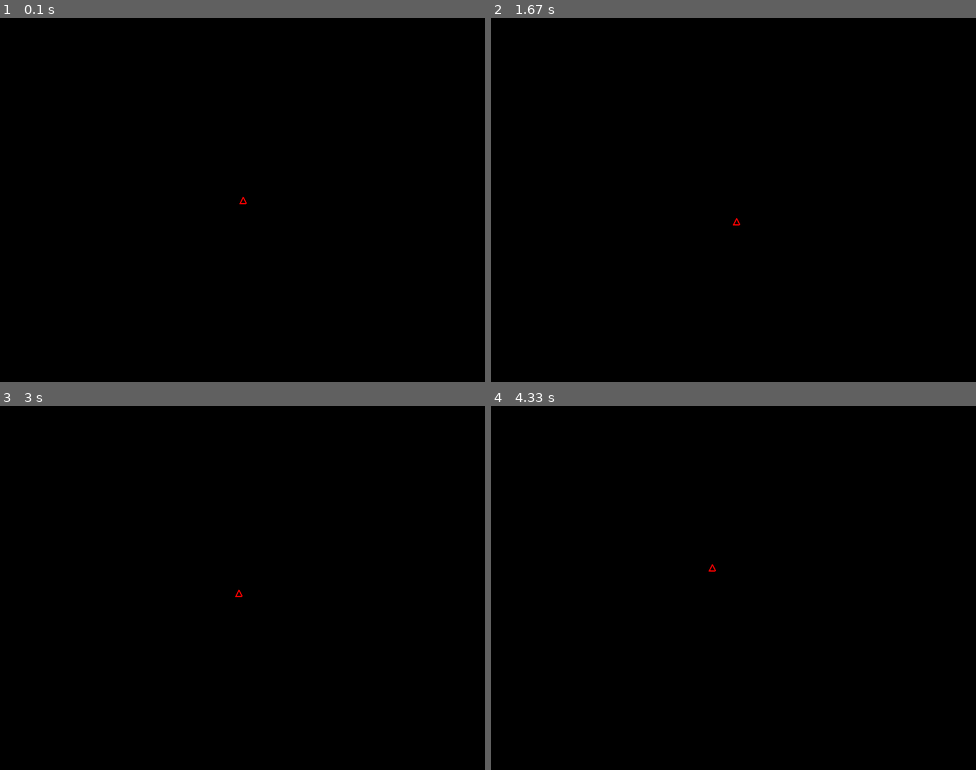
Above: before the commit, frames 1-4 (two rows, left to right).
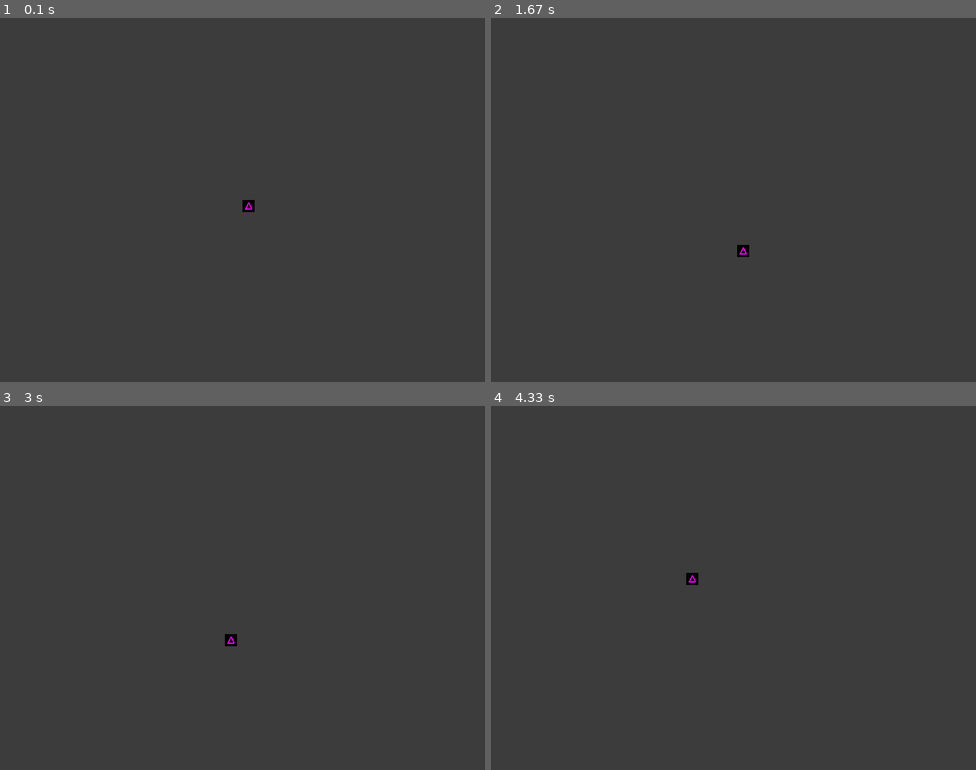
Above: after the commit, the same moments.

Repository: jeremybarzas/Python-Steering_Behaviors
Game: pygame game, started from Main.py
Same seed, same stepped clock (60 frames per second), same inputs: the game is played once before the commit and once after it. The source is Python 2; it was converted automatically to run under Python 3.
Inputs (mouse positions are in pixels of both pictures, inside the frame that each line leads up to):
- Up to frame 1 (0.1 s): no input
- Up to frame 2 (1.67 s): click (714, 214) at 0.38 s; click (782, 280) at 0.72 s; click (912, 327) at 1.05 s; right-click (738, 236) at 1.38 s
- Up to frame 3 (3 s): click (227, 526) at 1.72 s; click (164, 467) at 2.05 s; click (58, 507) at 2.38 s; click (87, 540) at 2.72 s
- Up to frame 4 (4.33 s): click (840, 500) at 3.05 s; click (592, 566) at 3.38 s; click (864, 628) at 3.72 s; click (655, 471) at 4.05 s

The runs differ from the first frame. In frame 1, 100% of the frame differs, in the area x 0-100%, y 0-100%; in frame 2, 100%; in frame 3, 100%; in frame 4, 100%.

Commit message:
renamed file, changed drawing method to blit

Diff:
--- a/Agent.py
+++ b/Agent.py
@@ -6,14 +6,20 @@
 class Agent(object):
     '''Agent object'''
 
-    def __init__(self, posx, posy):
+    def __init__(self, posx, posy, color):
         '''constructor'''
         self.position = Vector2(posx, posy)
         self.velocity = Vector2(0, 0)
-        self.maxvelocity = 100
+        self.maxvelocity = 200
         self.heading = Vector2(0, 0)
         self.forces = []
         self.previousforces = []
+        self.surface = pygame.Surface((20, 20))
+        sur = self.surface
+        sur.fill((0, 0, 0))
+        currpos = Vector2(sur.get_width() / 2, sur.get_height() / 2)
+        points = [(currpos[0] - 1, currpos[1] - 6), (currpos[0] - 6, currpos[1] + 4), (currpos[0] + 4, currpos[1] + 4)]
+        pygame.draw.polygon(self.surface, color, points, 2)
 
     def seek(self, target):
         '''seek the target'''
@@ -61,26 +67,11 @@
         '''print agents info'''
         return "Postion: " + str(self.position)
 
-    def draw(self, surface, color):
+    def draw(self, surface):
         ''' draws agent to screen as triangle '''
-        centeroid = self.position
-        points = [(centeroid.getx(), centeroid.gety() - 5), (centeroid.getx() - 5, centeroid.gety() + 5), (centeroid.getx() + 5, centeroid.gety() + 5)]
-        pygame.draw.polygon(surface, color, points, 2)
-        return 1
-
-
-def test():
-    '''testing in place'''
-    print "\nBEGIN SELFTEST\n"
-    red = (255, 0, 0)
-    black = (0, 0, 0)
-    screen_width = 800
-    screen_height = 600
-    screen = pygame.display.set_mode((screen_width, screen_height))
-    testagent = Agent((screen_width / 2), (screen_height / 2))
-    testagent.draw(screen, red)
-    print "\nEND SELFTEST\n"
-
+        currpos = self.position
+        surface.blit(self.surface, (int(currpos.getx()), int(currpos.gety())))
 
 if __name__ == '__main__':
-    test()
+    import Main
+    Main.main()
--- a/Unittest.py
+++ b/Main.py
@@ -4,7 +4,7 @@
 from Agent import Agent
 from Vector2 import Vector2
 
-def unit_test():
+def main():
     '''unit test'''
     pygame.init()
     # set caption in window bar
@@ -13,15 +13,17 @@
     red = (255, 0, 0)
     green = (0, 255, 0)
     blue = (0, 0, 255)
+    pink = (255, 0, 255)
     black = (0, 0, 0)
     white = (255, 255, 255)
     gray = (125, 125, 125)
+    darkgray = (60, 60, 60)
     # set window size
     screen_width = 800
     screen_height = 600
     screen = pygame.display.set_mode((screen_width, screen_height))
     # agent to be used
-    agent1 = Agent((screen_width / 2), (screen_height / 2))
+    testagent = Agent((screen_width / 2), (screen_height / 2), pink)
     # varaibles for while loop
     clock = pygame.time.Clock()
     done = False
@@ -47,29 +49,29 @@
                     leftclick = False
                     rightclick = True
         # fill screen with black
-        screen.fill(black)
+        screen.fill(darkgray)
         # draw agent to screen as a red triangle
-        agent1.draw(screen, red)
+        testagent.draw(screen)
         # logic to control wether it seeks or fless
         if leftclick:
-            agent1.seek(seektarget)
+            testagent.seek(seektarget)
         elif rightclick:
-            agent1.flee(fleetarget)
+            testagent.flee(fleetarget)
         # apply forces calcualated by steering behaviors
-        agent1.apply_forces(delta)
-        # out of bounds check
-        if agent1.position.getx() >= screen_width:
-            agent1.position.setx(screen_width - 10)
-        if agent1.position.getx() <= 0:
-            agent1.position.setx(0 + 10)
-        if agent1.position.gety() >= screen_height:
-            agent1.position.sety(screen_height - 10)
-        if agent1.position.gety() <= 0:
-            agent1.position.sety(0 + 10)
+        testagent.apply_forces(delta)
+         # out of bounds check
+        if testagent.position.getx() >= screen_width:
+            testagent.position.setx(screen_width - 10)
+        if testagent.position.getx() <= 0:
+            testagent.position.setx(0 + 10)
+        if testagent.position.gety() >= screen_height:
+            testagent.position.sety(screen_height - 10)
+        if testagent.position.gety() <= 0:
+            testagent.position.sety(0 + 10)
         # update function
         pygame.display.flip()
     pygame.quit()
 
 
 if __name__ == "__main__":
-    unit_test()
+    main()
